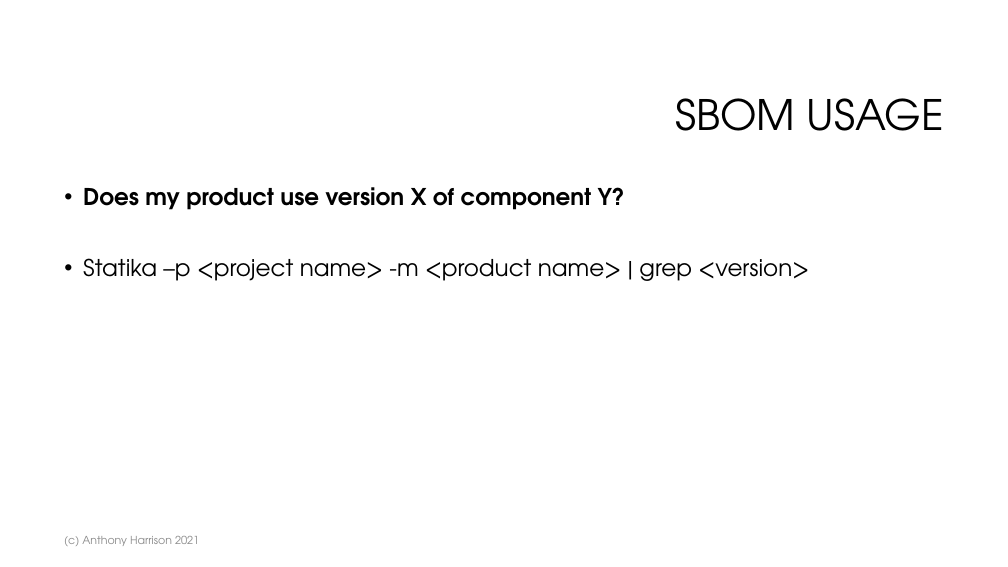
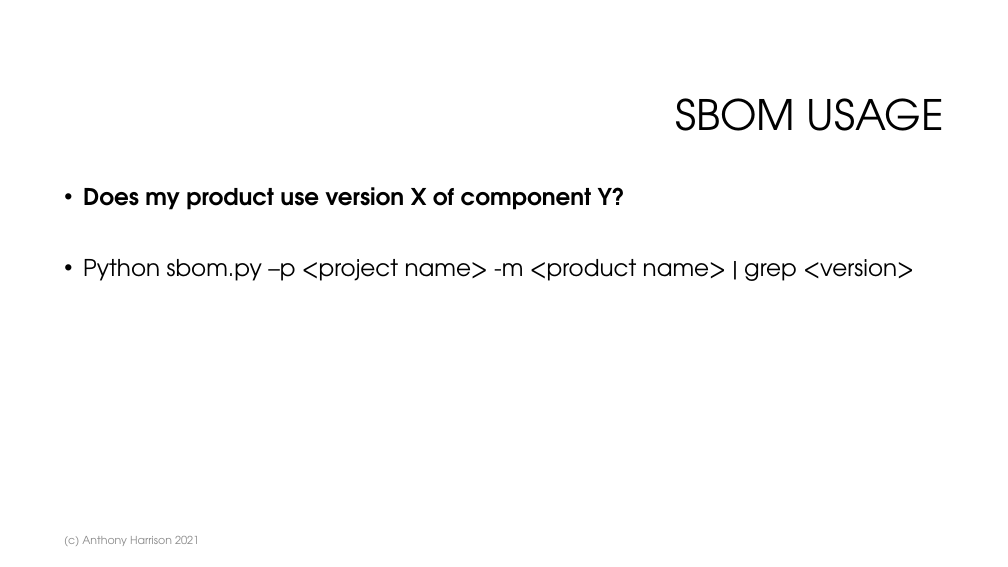
Before and after one commit to anthonyharrison/sbom-manager, a slide deck: slide 17 of doc/Managing SBOMs.pptx. Drawn at 1008x567 pixels with LibreOffice and Linux fonts; fonts in the diff are those of the drawing; background and template pictures are left out. Boxes give left, top, right and bottom in pixels: in the first picture for what was removed or moved away, otherwise in the second. Text is boxed around its words. In the diff, an @@ line names an element or a change of style, - is before the commit and + after.

```diff
--- a/doc/Managing SBOMs.pptx
+++ b/doc/Managing SBOMs.pptx
@@ text at bbox=[83, 259, 914, 281]: text changed @@
-• Statika –p <project name> -m <product name> | grep <version>
+• Python sbom.py –p <project name> -m <product name> | grep <version>
```
Also in this commit, not shown: 6 other slides changed, 4 other files.
